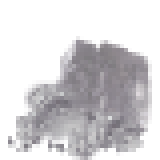
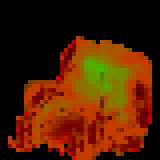
Layers edited between the first and the second 160 × 160 image:
hid "Main" over <box>8,36,152,160</box>
added layer "mask colorless" above "mask color 2" over <box>8,36,152,160</box>
added layer "mask color 2" above "mask color 1" over <box>8,36,152,160</box>
added layer "mask color 1" above "mask background" over <box>8,36,152,160</box>
added layer "mask background" over <box>0,0,160,160</box>
